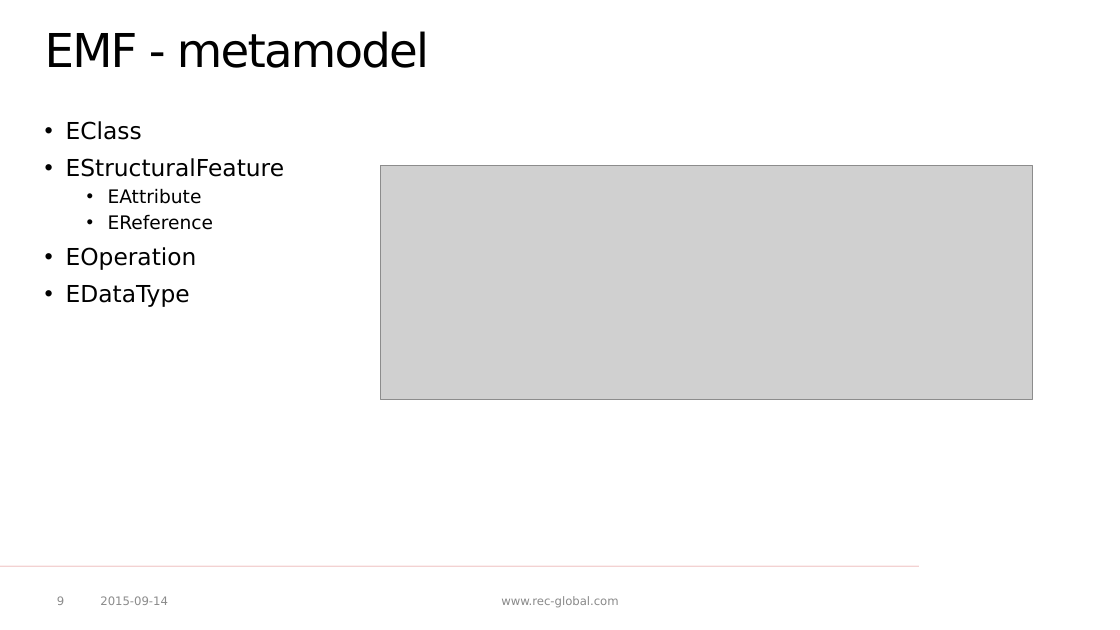
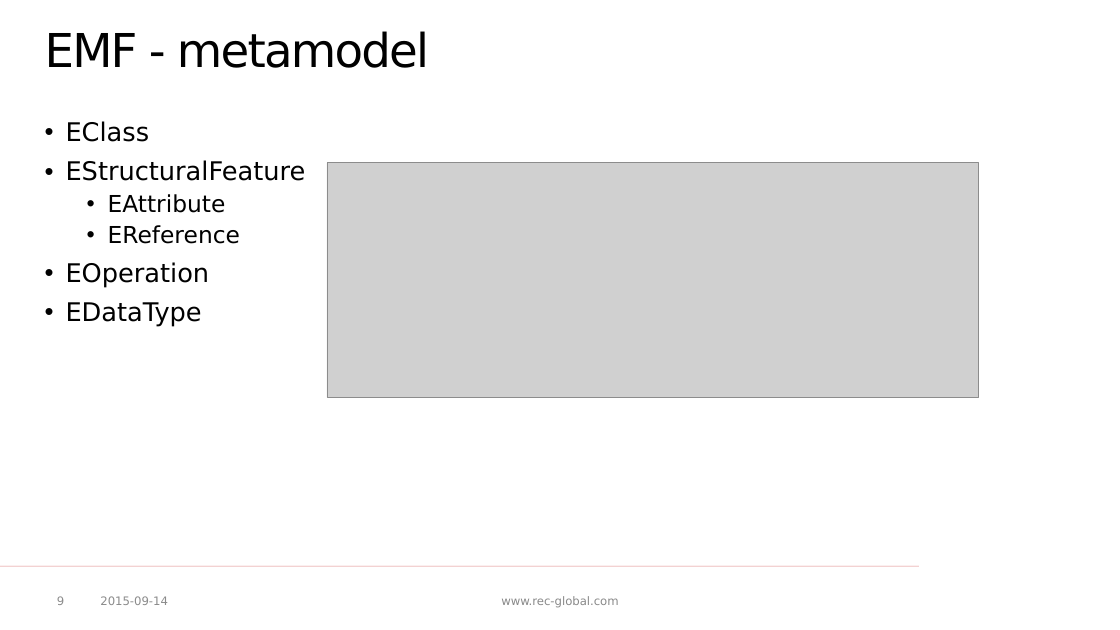
Before and after one commit to p-zalejko/jug_emf, a slide deck: slide 9 of JUG - EMF.pptx. Drawn at 1120x630 pixels with LibreOffice and Linux fonts; fonts in the diff are those of the drawing; grey boxes stand for pictures; background and template pictures are left out. Boxes give left, top, right and bottom in pixels: in the first picture for what was removed or moved away, otherwise in the second. Text is boxed around its words. In the diff, an @@ line names an element or a change of style, - is before the commit and + after.

```diff
--- a/JUG - EMF.pptx
+++ b/JUG - EMF.pptx
@@ text "EClass" at (66, 121, 306, 327): size 20 to 22 pt in "EClass", "EStructuralFeature", "EOperation", "EDataType"; size 16 to 20 pt in "EAttribute", "EReference" @@
@@ picture: place and size @@
-picture at (381, 166, 1033, 400)
+picture at (327, 163, 979, 397)
```
Also in this commit, not shown: 9 other slides changed, 1 other file.
